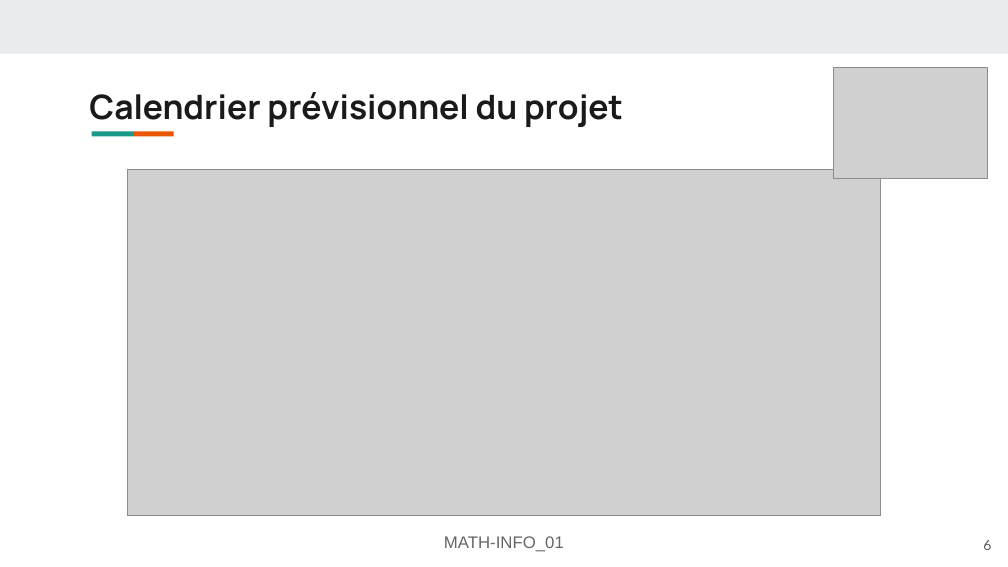
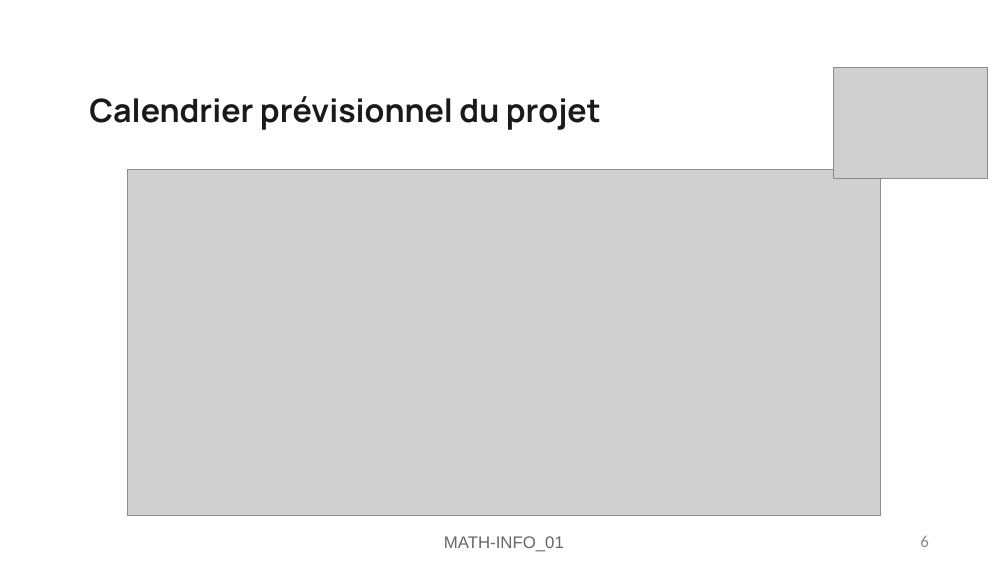
Before and after one commit to FlashOnFire/MirrorVerse, a slide deck: slide 6 of project_managment/MATH-INFO_01-mirror-verse.odp. Drawn at 1008x567 pixels with LibreOffice and Linux fonts; fonts in the diff are those of the drawing; grey boxes stand for pictures. Boxes give left, top, right and bottom in pixels: in the first picture for what was removed or moved away, otherwise in the second. Text is boxed around its words. In the diff, an @@ line names an element or a change of style, - is before the commit and + after.

```diff
--- a/project_managment/MATH-INFO_01-mirror-verse.odp
+++ b/project_managment/MATH-INFO_01-mirror-verse.odp
@@ rectangle removed at <box>0,0,1008,53</box> @@
@@ title "Calendrier prévisionnel du projet" at <box>89,96,601,130</box>: size 24.1 to 23 pt; line spacing 0.9 to 1 @@
@@ rectangle removed at <box>92,131,133,136</box> @@
@@ rectangle removed at <box>132,131,173,136</box> @@
@@ page number: place and size @@
-page number at <box>983,540,991,550</box>
+page number at <box>920,536,928,547</box>
@@ page number at <box>920,536,928,547</box>: size 10 to 12 pt, font Lato to Calibri, text colour #595959 to #898989 @@
```
Also in this commit, not shown: 8 other slides changed, 1 slide added, 1 slide removed, 2 other files.
